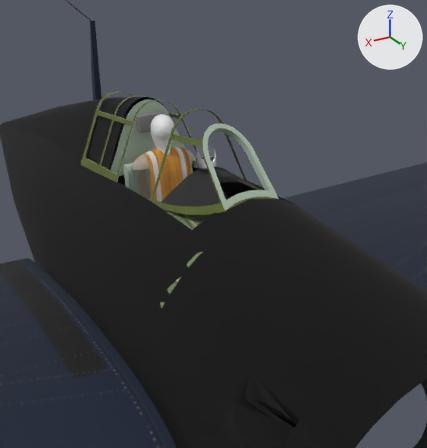
Before and after pictures for a commit that changed the glTF model models/fm2/fm2_flyt_vcp_npa.glb.
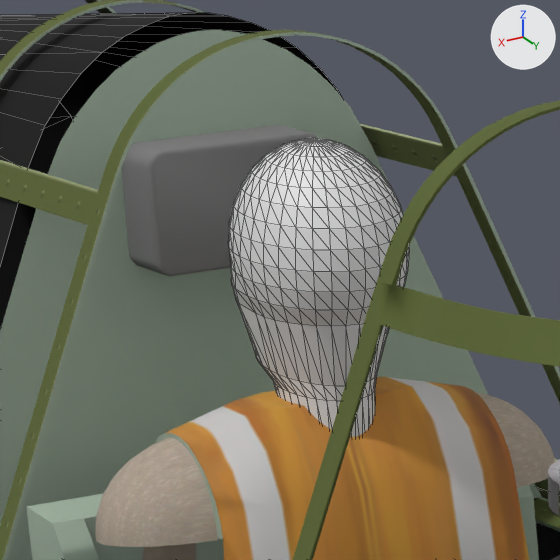
There are two pictures of each version: one from a camera (50 mm lens) standing at (5.47, 8.63, 6.58) and looking at (-0.55, -1.41, 1.56), one close up on the part from 28% to 46% of the width and 21% to 38% of the height. The lights are fixed; the arrows at upper right show +X, +Y and +Z. The close-ups show mesh edges as thin lines. Where no turn or scale is listed for an object, it has been applied to the vertices.

In view in the first close-up: 'canopy', 'fuselage', 'interior', 'pilot_head'.
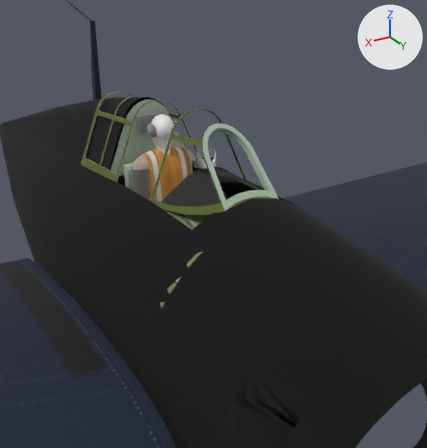
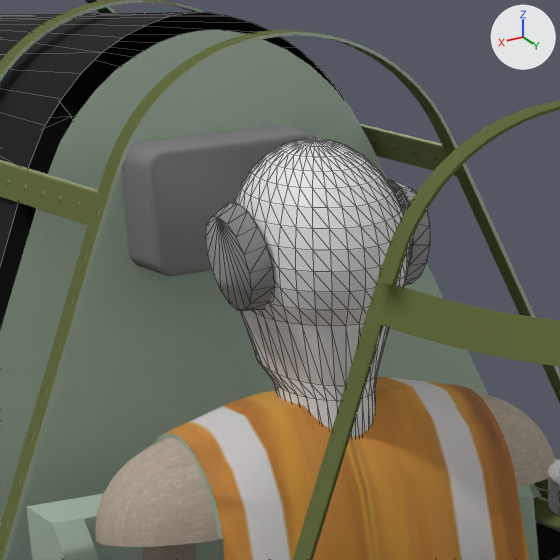
Boxes (x1, y1, x2, y2) around the edits, measured in the close-ups (560 x 560 px):
'pilot_headsets', added: after (205, 180, 430, 310)

What the commit changed:
Material 'col_headset' (mat_col_headset) is new.
Its base color is (0.503, 0.503, 0.503) (grey #bcbcbc).
Its metallic is 1.0.
Its roughness is 1.0.
Mesh me_mesh_pilot_headsets is new.
It has 64 vertices, 92 faces and spans x -0.31..0.313, y -0.161..0.161, z -0.158..0.164.
It uses material mat_col_headset (grey #bcbcbc).
Object 'pilot_headsets' (ob_pilot_headsets) is new; it shows me_mesh_pilot_headsets.
Its location is (0.0, -2.6, 3.45).
